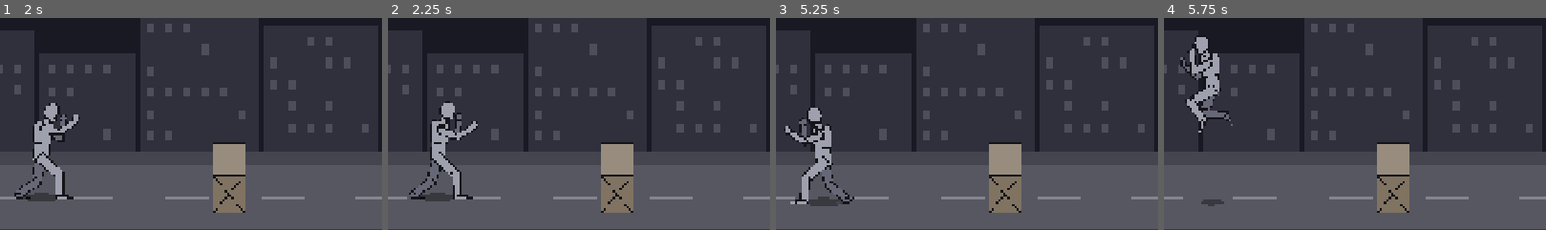
Above: before the commit, frames 1-4 (left to right).
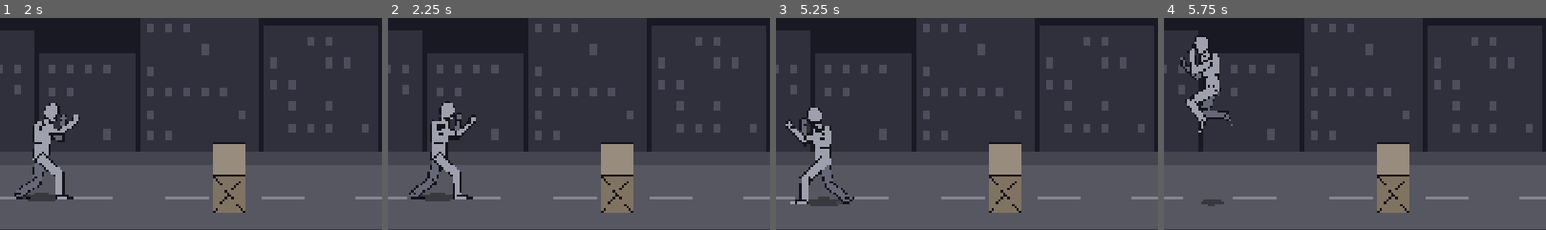
Above: after the commit, the same moments.

Repository: jetomev/cyberbrawling-my-way-to-my-love
Game: Godot game, scene res://scenes/main.tscn
Same seed, same stepped clock (60 frames per second), same inputs: the game is played once before the commit and once after it.
Inputs (mouse positions are % of the whole screen's width and height, from its top left):
- Up to frame 1 (2 s): tap Enter at 0.5 s; move the mouse to (72, 44) at 0.52 s; hold Right (move_right) 0.53-1.25 s; hold L (block) 0.53-1.25 s; click (72, 44) at 0.67 s; tap Space (jump) at 0.77, 1.07 s; tap K (kick) at 0.8 s; drag from (30, 54) to (45, 70) at 1.27 s
- Up to frame 2 (2.25 s): move the mouse to (60, 27) at 2.02 s; hold Right (move_right) from 2.03 s (still down); tap J (punch) at 2.1 s
- Up to frame 3 (5.25 s): tap Space (jump) at 2.3, 3.77, 4.07 s; release Right (move_right) at 2.75 s; drag from (45, 70) to (20, 34) at 2.77 s; move the mouse to (80, 65) at 3.52 s; hold Left (move_left) 3.53-4.25 s; hold L (block) 3.53-4.25 s; tap K (kick) at 3.8 s; drag from (20, 34) to (35, 24) at 4.27 s; move the mouse to (55, 49) at 5.02 s; hold Down (move_down) from 5.03 s (still down); tap J (punch) at 5.1 s; click (55, 49) at 5.17 s
- Up to frame 4 (5.75 s): keep holding Down (move_down); tap Space (jump) at 5.3 s
The pictures show only the part of the screen within x 28-78%, y 35-85%; the shares and areas given below are measured in that part.

Frame 1 is identical in both runs. In frame 2, 0.6% of the frame differs, in the area x 7-24%, y 40-84%; in frame 3, 0.6%; in frame 4, nothing differs.

Commit message:
Stage 1: the testers' review of 0812a0e (D-27)
Sent back by both testers:
- the spin kick now folds back to a high chamber (knee up, shin tucked)
  before it lowers; it had stayed long to +200 ms and come down 12 degrees
  bent;
- the jab comes home along its outward line: the whip's lead now runs only up
  to the end of the blow, then every part keeps the move's own clock (with the
  upper arm still leading on the way back, the fist dropped 39 px below its
  line). The push kick's hold keeps driving a touch so its follow-through
  still moves.

Improved but unclear to them:
- the hook: the forearm draws less short and bent 10 degrees, so the hoop
  shows, the fist still level with the elbow; the follow-through holds, never
  swinging past; the waist (belly) now turns with the hips and the chest with
  the shoulders, so the waist is seen leading;
- the round kick: the heel turn starts earlier (edge-on by the wind-up) and
  goes all the way round, heel to the target, at the hit;
- the elbow: raised to head height (the cheek, 19 px under the middle of the
  head; it was 30, at the jaw line) with a full-length upper arm, the forearm
  folded back up to the ear.

The spare-hand check is now one measuring step used by the real test and by a
second test that feeds it a deliberately wrong jab (rear hand at the waist)
and requires it to catch every frame. The check count drops (2397 -> 2298)
because the spare-hand test now counts one check per move plus one per
failing frame; every frame is still measured.

Tests: 121 (was 118).

Javier & Claude

Co-Authored-By: Claude Opus 5.5 <noreply@anthropic.com>

Diff:
--- a/game/scripts/present/hero_view.gd
+++ b/game/scripts/present/hero_view.gd
@@ -180,8 +180,9 @@
 	# far-side leg (with the hips) and arm (with the shoulders) come in front, lit as near
 	var over := cos(deg_to_rad(baked["turn"] + baked["spin"]))
 	var over_top := cos(deg_to_rad(baked["turn_upper"] + baked["spin_upper"]))
-	for n in ["belly", "chest"]:
-		bones[n].get_node("Part").scale.y = maxf(absf(over_top), 0.55)
+	# the waist turns with the hips and the chest with the shoulders, so the waist is seen leading
+	bones["belly"].get_node("Part").scale.y = maxf(absf(over), 0.55)
+	bones["chest"].get_node("Part").scale.y = maxf(absf(over_top), 0.55)
 	for name in bones:
 		var spec: Array = Poses.BONES[name]
 		var part: Node2D = bones[name].get_node_or_null("Part")
--- a/game/scripts/present/poses.gd
+++ b/game/scripts/present/poses.gd
@@ -169,11 +169,11 @@
 	# (the upper arm drawn short, pointing at us) with the fist level beside it; the elbow comes round forward, still
 	# level, the waist leading; at the hit the arm is a level hoop and the front foot has pivoted
 	"hook": [["start", {"cover_f": 0.0}],
-		["windup", {"upper_f": 0.85, "cover_f": 0.0, "fore_f": 0.9, "turn": -20.0, "hip_x": 6.0, "hip_y": 5.0, "hip_turn": -10.0, "arm_f_upper": -100.0, "arm_f_lower": 26.0, "torso": -10.0, "head": 6.0}],
+		["windup", {"upper_f": 0.85, "cover_f": 0.0, "fore_f": 0.9, "turn": -20.0, "hip_x": 2.0, "hip_y": 5.0, "hip_turn": -10.0, "arm_f_upper": -100.0, "arm_f_lower": 26.0, "torso": -10.0, "head": 6.0}],
 		["sweep", {"upper_f": 0.45, "cover_f": 0.0, "fore_f": 0.9, "turn": 20.0, "hip_x": 2.0, "hip_turn": 4.0, "arm_f_upper": -114.0, "arm_f_lower": 18.0, "torso": 12.0, "head": -6.0}],
-		["active", {"cover_f": 0.0, "pivot_f": 80.0, "rise_f": 0.3, "fore_f": 0.9, "turn": 60.0, "hip_x": 12.0, "hip_turn": 24.0, "arm_f_upper": -120.0, "arm_f_lower": 6.0, "torso": 30.0, "head": -14.0}],
-		["active_end", {"cover_f": 0.0, "pivot_f": 80.0, "rise_f": 0.3, "fore_f": 0.9, "turn": 60.0, "hip_x": 12.0, "hip_turn": 24.0, "arm_f_upper": -120.0, "arm_f_lower": 6.0, "torso": 30.0, "head": -14.0}],
-		["follow", {}],
+		["active", {"cover_f": 0.0, "pivot_f": 80.0, "rise_f": 0.3, "fore_f": 0.6, "turn": 60.0, "hip_x": 6.0, "hip_turn": 24.0, "arm_f_upper": -120.0, "arm_f_lower": -10.0, "torso": 30.0, "head": -14.0}],
+		["active_end", {"cover_f": 0.0, "pivot_f": 80.0, "rise_f": 0.3, "fore_f": 0.6, "turn": 60.0, "hip_x": 6.0, "hip_turn": 24.0, "arm_f_upper": -120.0, "arm_f_lower": -10.0, "torso": 30.0, "head": -14.0}],
+		["follow", {"cover_f": 0.0, "pivot_f": 80.0, "rise_f": 0.3, "fore_f": 0.6, "turn": 64.0, "hip_x": 6.0, "hip_turn": 24.0, "arm_f_upper": -120.0, "arm_f_lower": -10.0, "torso": 30.0, "head": -14.0}],
 		["end", {}]],
 	"uppercut": [["start", {}],
 		["windup", {"cover_b": 0.0, "cover_f": 1.0, "hip_x": -6.0, "hip_turn": 6.0, "arm_b_upper": 10.0, "arm_b_lower": -100.0, "torso": 14.0, "hip_y": 14.0}],
@@ -195,7 +195,7 @@
 		["windup", {"hip_x": -45.0, "hip_turn": -4.0, "leg_f_upper": -112.0, "leg_f_lower": 118.0, "torso": -4.0, "hip_y": 0.0}],
 		["active", {"hip_x": 0.0, "hip_turn": -14.0, "leg_f_upper": -98.0, "leg_f_lower": -2.0, "torso": -16.0, "head": 12.0, "hip_y": 0.0}],
 		["active_end", {"hip_x": 0.0, "hip_turn": -14.0, "leg_f_upper": -98.0, "leg_f_lower": -2.0, "torso": -16.0, "head": 12.0, "hip_y": 0.0}],
-		["follow", {"hip_x": 0.0, "hip_turn": -14.0, "leg_f_upper": -98.0, "leg_f_lower": -2.0, "torso": -16.0, "head": 12.0, "hip_y": 0.0}],
+		["follow", {"hip_x": 8.0, "hip_turn": -14.0, "leg_f_upper": -98.0, "leg_f_lower": -2.0, "torso": -16.0, "head": 12.0, "hip_y": 0.0}],
 		["end", {}]],
 	# the body kick (K, K): a rear-leg snap kick to the body, as the posture sheet's front kick: the knee straight up
 	# to hip height, the foot hanging under it; the hips push and the lower leg flicks out, leaning back a touch; then
@@ -206,31 +206,33 @@
 		["active_end", {"step_f": -22.0, "hip_x": 18.0, "hip_turn": -12.0, "leg_b_upper": -95.0, "leg_b_lower": 0.0, "torso": -14.0, "head": 12.0, "hip_y": 0.0}],
 		["follow", {"step_f": -18.0, "hip_x": 12.0, "hip_turn": -6.0, "leg_b_upper": -90.0, "leg_b_lower": 90.0, "torso": -6.0, "hip_y": 0.0}],
 		["end", {}]],
+	# (after the hit the leg folds back to a high chamber, knee up and shin tucked, before it lowers: the testers'
+	# review of 0812a0e, a 12-degree bend on the way down didn't meet the posture sheet)
 	"spin_kick": [["start", {}],
 		["windup", {"step_b": 30.0, "spin": 170.0, "pivot_b": 170.0, "rise_b": 0.35, "hip_x": -4.0, "hip_turn": 14.0, "leg_f_upper": -95.0, "leg_f_lower": 120.0, "torso": 40.0, "head": -20.0, "hip_y": 6.0}],
 		["sweep", {"step_b": 40.0, "spin": 290.0, "pivot_b": 290.0, "rise_b": 0.35, "hip_x": -8.0, "hip_turn": -10.0, "leg_f_upper": -112.0, "leg_f_lower": 85.0, "torso": -10.0, "head": 8.0, "hip_y": 0.0}],
 		["active", {"step_b": 40.0, "spin": 360.0, "pivot_b": 360.0, "rise_b": 0.35, "hip_x": -14.0, "hip_turn": -24.0, "leg_f_upper": -122.0, "leg_f_lower": 0.0, "torso": -46.0, "head": 26.0, "hip_y": 0.0}],
 		["active_end", {"step_b": 40.0, "spin": 360.0, "pivot_b": 360.0, "rise_b": 0.35, "hip_x": -14.0, "hip_turn": -24.0, "leg_f_upper": -122.0, "leg_f_lower": 0.0, "torso": -46.0, "head": 26.0, "hip_y": 0.0}],
-		["follow", {}],
+		["follow", {"step_b": 40.0, "spin": 360.0, "pivot_b": 360.0, "rise_b": 0.35, "hip_x": -14.0, "hip_turn": -24.0, "leg_f_upper": -112.0, "leg_f_lower": 125.0, "torso": -20.0, "head": 14.0, "hip_y": 0.0}],
 		["end", {"spin": 360.0, "pivot_b": 360.0}]],
 	# the elbow (posture sheet; the testers' joint review): the weight onto the front foot and a small turn away; then
-	# the waist turns first and the elbow swings across raised to the jaw, the upper arm coming round at us (drawn
-	# short), the fist ending by his own ear
+	# the waist turns first and the elbow swings across raised to head height (the cheek: as high as it reaches from
+	# the shoulder), the forearm folded back so the fist ends by his own ear
 	"elbow": [["start", {}],
 		["windup", {"cover_f": 0.0, "hip_x": 6.0, "hip_turn": -5.0, "turn": -15.0, "arm_f_upper": -60.0, "arm_f_lower": -150.0, "torso": 6.0}],
-		["active", {"cover_f": 0.0, "upper_f": 0.3, "fore_f": 0.6, "turn": 40.0, "hip_x": 12.0, "hip_turn": 10.0, "arm_f_upper": -138.0, "arm_f_lower": -94.0, "torso": 24.0, "head": -4.0}],
-		["active_end", {"cover_f": 0.0, "upper_f": 0.3, "fore_f": 0.6, "turn": 40.0, "hip_x": 12.0, "hip_turn": 10.0, "arm_f_upper": -138.0, "arm_f_lower": -94.0, "torso": 24.0, "head": -4.0}],
+		["active", {"cover_f": 0.0, "upper_f": 0.0, "fore_f": 0.4, "turn": 40.0, "hip_x": 12.0, "hip_turn": 10.0, "arm_f_upper": -148.0, "arm_f_lower": -106.0, "torso": 24.0, "head": -4.0}],
+		["active_end", {"cover_f": 0.0, "upper_f": 0.0, "fore_f": 0.4, "turn": 40.0, "hip_x": 12.0, "hip_turn": 10.0, "arm_f_upper": -148.0, "arm_f_lower": -106.0, "torso": 24.0, "head": -4.0}],
 		["follow", {}],
 		["end", {}]],
 	# the round kick (posture sheet): the front foot steps slightly out and takes the weight; the standing foot pivots
 	# until its heel points at the enemy, the hips turn right over and the bent leg sweeps across; the arm on the kicking
 	# side swings down and back to balance, the other hand guards the face
 	"roundhouse": [["start", {}],
-		["windup", {"step_f": 10.0, "turn": 40.0, "pivot_f": 60.0, "rise_f": 0.2, "hip_x": 10.0, "hip_turn": -10.0, "leg_b_upper": -60.0, "leg_b_lower": 115.0, "torso": -10.0, "hip_y": 0.0, "cover_b": 0.5}],
-		["sweep", {"step_f": 10.0, "turn": 90.0, "pivot_f": 120.0, "rise_f": 0.25, "hip_x": 10.0, "hip_turn": -20.0, "leg_b_upper": -100.0, "leg_b_lower": 95.0, "torso": -24.0, "head": 14.0, "hip_y": 0.0, "cover_b": 0.0, "arm_b_upper": 20.0, "arm_b_lower": -30.0}],
-		["active", {"step_f": 10.0, "turn": 165.0, "pivot_f": 170.0, "rise_f": 0.3, "hip_x": 8.0, "hip_turn": -30.0, "leg_b_upper": -106.0, "leg_b_lower": 52.0, "torso": -22.0, "head": 16.0, "hip_y": 0.0, "cover_b": 0.0, "arm_b_upper": 45.0, "arm_b_lower": -15.0}],
-		["active_end", {"step_f": 10.0, "turn": 165.0, "pivot_f": 170.0, "rise_f": 0.3, "hip_x": 8.0, "hip_turn": -30.0, "leg_b_upper": -106.0, "leg_b_lower": 52.0, "torso": -22.0, "head": 16.0, "hip_y": 0.0, "cover_b": 0.0, "arm_b_upper": 45.0, "arm_b_lower": -15.0}],
-		["follow", {"step_f": 10.0, "turn": 175.0, "pivot_f": 170.0, "rise_f": 0.3, "hip_x": 8.0, "hip_turn": -30.0, "leg_b_upper": -96.0, "leg_b_lower": 112.0, "torso": -22.0, "head": 16.0, "hip_y": 0.0, "cover_b": 0.0, "arm_b_upper": 45.0, "arm_b_lower": -15.0}],
+		["windup", {"step_f": 10.0, "turn": 40.0, "pivot_f": 95.0, "rise_f": 0.2, "hip_x": 10.0, "hip_turn": -10.0, "leg_b_upper": -60.0, "leg_b_lower": 115.0, "torso": -10.0, "hip_y": 0.0, "cover_b": 0.5}],
+		["sweep", {"step_f": 10.0, "turn": 90.0, "pivot_f": 150.0, "rise_f": 0.25, "hip_x": 10.0, "hip_turn": -20.0, "leg_b_upper": -100.0, "leg_b_lower": 95.0, "torso": -24.0, "head": 14.0, "hip_y": 0.0, "cover_b": 0.0, "arm_b_upper": 20.0, "arm_b_lower": -30.0}],
+		["active", {"step_f": 10.0, "turn": 165.0, "pivot_f": 180.0, "rise_f": 0.3, "hip_x": 8.0, "hip_turn": -30.0, "leg_b_upper": -106.0, "leg_b_lower": 52.0, "torso": -22.0, "head": 16.0, "hip_y": 0.0, "cover_b": 0.0, "arm_b_upper": 45.0, "arm_b_lower": -15.0}],
+		["active_end", {"step_f": 10.0, "turn": 165.0, "pivot_f": 180.0, "rise_f": 0.3, "hip_x": 8.0, "hip_turn": -30.0, "leg_b_upper": -106.0, "leg_b_lower": 52.0, "torso": -22.0, "head": 16.0, "hip_y": 0.0, "cover_b": 0.0, "arm_b_upper": 45.0, "arm_b_lower": -15.0}],
+		["follow", {"step_f": 10.0, "turn": 175.0, "pivot_f": 180.0, "rise_f": 0.3, "hip_x": 8.0, "hip_turn": -30.0, "leg_b_upper": -96.0, "leg_b_lower": 112.0, "torso": -22.0, "head": 16.0, "hip_y": 0.0, "cover_b": 0.0, "arm_b_upper": 45.0, "arm_b_lower": -15.0}],
 		["end", {}]],
 	"hammer_fist": [["start", {"cover_f": 0.0, "open_f": 0.0, "arm_f_upper": -170.0, "arm_f_lower": -20.0, "leg_f_upper": -60.0, "leg_f_lower": 95.0,
 			"leg_b_upper": -20.0, "leg_b_lower": 105.0, "hip_y": 0.0}],
@@ -342,14 +344,18 @@
 			return now
 		var out := now.duplicate()
 		var striker: String = Moves.data(state, tune)["limb"]  # the striking part keeps the move's own timing
+		# the lead runs up to the end of the blow, then every part keeps the move's own clock, so the hand or foot comes
+		# home the way it went out (the testers' review of 0812a0e: with the upper arm still leading on the way back,
+		# the jab's fist dropped 39 px below its line)
+		var blow_end := moment(state, "active_end", tune)
 		for k in LEAD:
 			if out.has(k) and k != striker:
-				out[k] = _shot_at(state, keys, poses, maxi(0, t + LEAD[k]), tune)[k]
+				out[k] = _shot_at(state, keys, poses, maxi(t, mini(t + LEAD[k], blow_end)), tune)[k]
 		# the hips turn first and the chest and arms follow: "spin" and "turn" above are the hips (read ahead), these
 		# are the shoulders, on the move's own clock (the assistant team's fourth review: show the hips leading)
 		out["spin_upper"] = now.get("spin", 0.0)
 		out["turn_upper"] = now.get("turn", 0.0)
-		out["spin_head"] = _shot_at(state, keys, poses, t + HEAD_LEAD, tune).get("spin", 0.0)  # the head looks first
+		out["spin_head"] = _shot_at(state, keys, poses, maxi(t, mini(t + HEAD_LEAD, blow_end)), tune).get("spin", 0.0)  # the head looks first
 		return out
 	return full({})
 
--- a/game/tests/test_sheet.gd
+++ b/game/tests/test_sheet.gd
@@ -43,16 +43,45 @@
 func test_the_spare_hand_stays_home() -> void:
 	var t := Tuning.fresh()
 	for pair in [["punch", "b"], ["cross", "f"], ["hook", "b"], ["uppercut", "f"], ["elbow", "b"]]:
+		var poses := []
 		for tt in range(0, Moves.length(pair[0], t) + 1):
-			var b := Poses.bake(Poses.angles(pair[0], tt, t), true)
-			# home: the rear fist at the cheek; the front fist a forearm ahead of it, or tucked to the cheek
-			var d: float = mid("hand_" + pair[1], b).distance_to(mid("head", b))
-			var home: float = 40.0 if pair[1] == "b" else 68.0
-			check(d < home, "%s@%d: the spare fist stays home (%.0f px from the head)" % [pair[0], tt, d])
+			poses.append(Poses.angles(pair[0], tt, t))
+		for bad in dropped(poses, pair[1]):
+			check(false, "%s@%d: the spare fist stays home (%.0f px from the head)" % [pair[0], bad[0], bad[1]])
+		check(true, "%s: spare hand checked on %d frames" % [pair[0], poses.size()])
 	for m in ["kick", "push_kick", "body_kick", "spin_kick"]:
 		var b := at(m, "active", t)
 		for side in ["f", "b"]:
 			check(mid("hand_" + side, b).distance_to(mid("head", b)) < (40.0 if side == "b" else 68.0), "%s: both hands stay up at the hit (%s)" % [m, side])
+
+
+## The frames of a move where the spare fist has left home: [frame, how far from the middle of the head]. Home is the
+## rear fist at the cheek, or the front fist a forearm ahead of it (or tucked to the cheek).
+static func dropped(poses: Array, side: String) -> Array:
+	var out := []
+	for i in poses.size():
+		var b := Poses.bake(poses[i], true)
+		var d: float = mid("hand_" + side, b).distance_to(mid("head", b))
+		if d >= (40.0 if side == "b" else 68.0):
+			out.append([i, d])
+	return out
+
+
+func test_the_spare_hand_check_catches_a_dropped_hand() -> void:
+	# the testers asked to see it catch one: a deliberately wrong jab, the rear hand dropped to the waist
+	var t := Tuning.fresh()
+	var real := []
+	var wrong := []
+	for tt in range(0, Moves.length("punch", t) + 1):
+		var p := Poses.angles("punch", tt, t)
+		real.append(p)
+		var w := p.duplicate()
+		w["cover_b"] = 0.0
+		w["arm_b_upper"] = 10.0  # the rear arm hanging, the fist down by the waist
+		w["arm_b_lower"] = -40.0
+		wrong.append(w)
+	eq(dropped(real, "b"), [], "the real jab: the spare fist stays home every frame")
+	eq(dropped(wrong, "b").size(), wrong.size(), "the wrong jab: the check catches the dropped hand on every frame")
 
 
 func test_the_jab() -> void:
@@ -107,7 +136,7 @@
 	var e := at("elbow", "active", t)
 	check(mid("hand_f", e).distance_to(mid("head", e)) < 34.0, "the elbow's fist ends by his own ear (%.0f px)" % mid("hand_f", e).distance_to(mid("head", e)))
 	var point: Vector2 = Poses._end("arm_f_upper", e)[0]
-	check(point.y < mid("head", e).y + 34.0, "the elbow is raised to head height, at the jaw (%.0f px under the middle of the head)" % (point.y - mid("head", e).y))
+	check(point.y < mid("head", e).y + 22.0, "the elbow is raised to head height, within the head (%.0f px under its middle)" % (point.y - mid("head", e).y))
 
 
 func test_the_front_kick_chambers() -> void:
@@ -167,3 +196,26 @@
 	check(absf(rad_to_deg(Poses._end("leg_b_upper", w)[1])) <= 20.0, "the rear knee comes up to hip height, the thigh level")
 	check(Poses.angles("body_kick", Poses.moment("body_kick", "follow", t), t)["leg_b_lower"] >= 60.0, "then it snaps back to the chamber")
 	check(Moves.data("body_kick", t)["effect"] != "push", "it doesn't shove")
+
+
+func test_the_jab_comes_home_the_way_it_went_out() -> void:
+	# the testers' review of 0812a0e: the jab's fist dipped below its outward line at +33 ms and bent back at +50
+	var t := Tuning.fresh()
+	var out_from: Vector2 = Poses._end("hand_f", Poses.bake(Poses.angles("punch", 0, t), true))[0]
+	var hit: int = Moves.data("punch", t)["startup"]
+	var out_to: Vector2 = Poses._end("hand_f", Poses.bake(Poses.angles("punch", hit, t), true))[0]
+	for tt in range(hit, Moves.length("punch", t) + 1):
+		var fist: Vector2 = Poses._end("hand_f", Poses.bake(Poses.angles("punch", tt, t), true))[0]
+		var off: float = Geometry2D.get_closest_point_to_segment(fist, out_from, out_to).distance_to(fist)
+		check(off <= 8.0, "punch@%d: the fist comes back along its outward line (%.0f px off it)" % [tt, off])
+
+
+func test_the_spin_kick_folds_back_before_it_lowers() -> void:
+	# the testers' review of 0812a0e: the leg stayed long to +200 ms and lowered nearly straight (12 degrees at +250)
+	var t := Tuning.fresh()
+	var hit: int = Moves.data("spin_kick", t)["startup"]
+	for ms in [200, 250]:
+		var b := Poses.bake(Poses.angles("spin_kick", hit + roundi(ms * 60.0 / 1000.0), t), true)
+		check(absf(b["leg_f_lower"]) >= 90.0, "+%d ms: the knee is folded back (%.0f degrees)" % [ms, absf(b["leg_f_lower"])])
+		var knee: Vector2 = Poses._end("leg_f_upper", b)[0]
+		check(knee.y < (Poses._end("hip", b)[0] as Vector2).y + 10.0, "+%d ms: a high chamber, the knee up at hip height" % ms)
Not shown, changed: TODO.md
